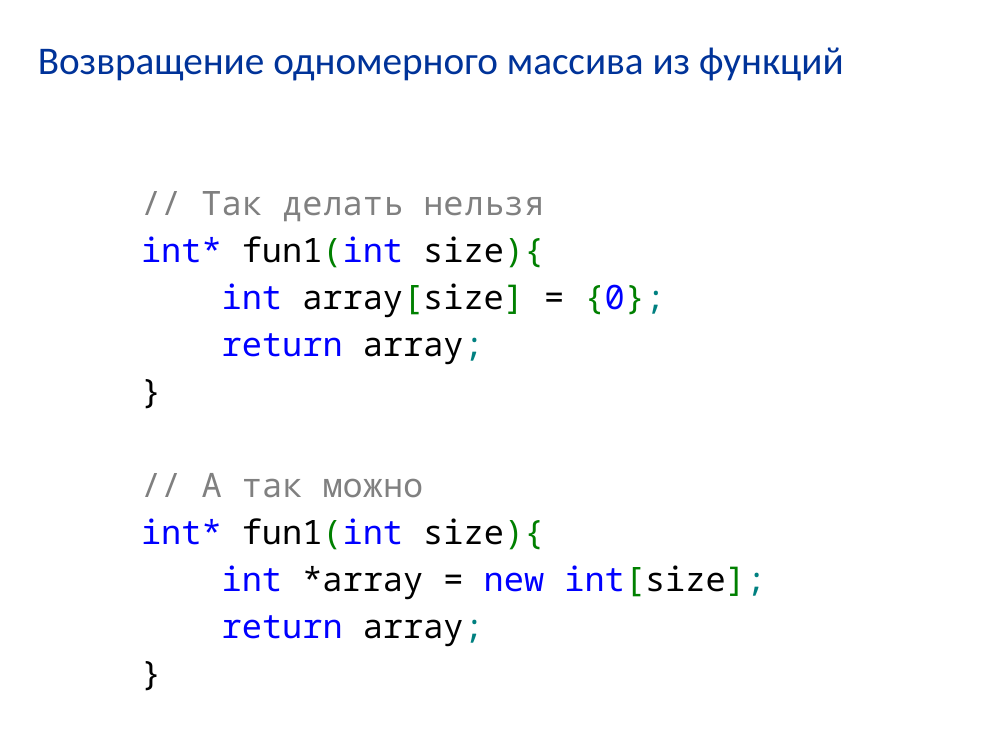
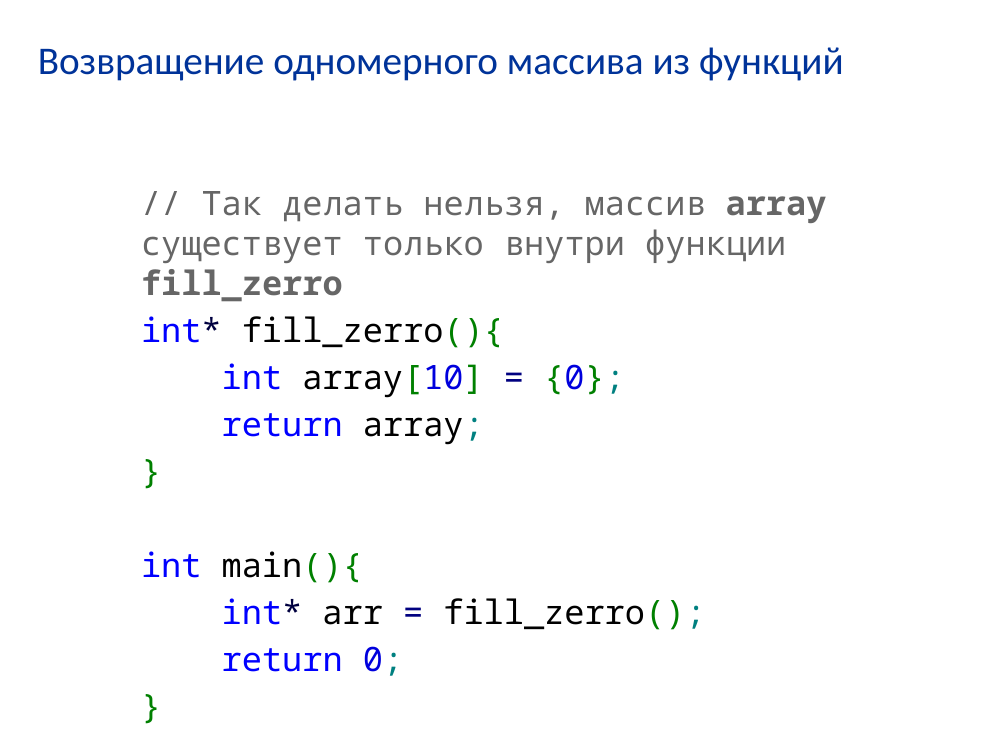
Before and after one commit to VladimirChabanov/VladimirChabanov.github.io, a slide deck: slide 23 of prog/prez/6.pptx. Drawn at 1008x756 pixels with LibreOffice and Linux fonts; fonts in the diff are those of the drawing. Boxes give left, top, right and bottom in pixels: in the first picture for what was removed or moved away, otherwise in the second. Text is boxed around its words. In the diff, an @@ line names an element or a change of style, - is before the commit and + after.

```diff
--- a/prog/prez/6.pptx
+++ b/prog/prez/6.pptx
@@ text "// Так делать нельзя, массив ..." at (141, 191, 827, 676): text colour #000000 to #008000 in "}", "}" @@
@@ text at (141, 191, 827, 398): text changed; text colour #000000 to #666666 @@
-// Так делать нельзя
-int* fun1(int size){
-int array[size] = {0};
+// Так делать нельзя, массив array существует только внутри функции fill_zerro
+int* fill_zerro(){
+int array[10] = {0};
@@ text at (141, 551, 705, 676): text changed @@
-// А так можно
-int* fun1(int size){
-int *array = new int[size];
-return array;
+int main(){
+int* arr = fill_zerro();
+return 0;
```
Also in this commit, not shown: 1 other slide changed, 1 slide added, 5 other files.
